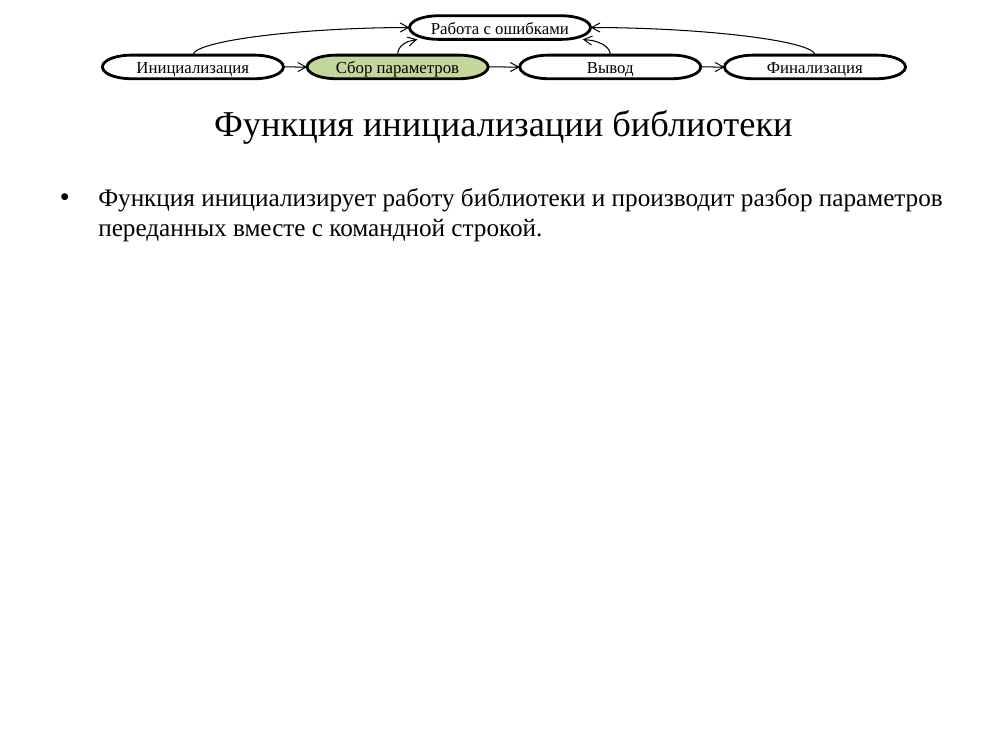
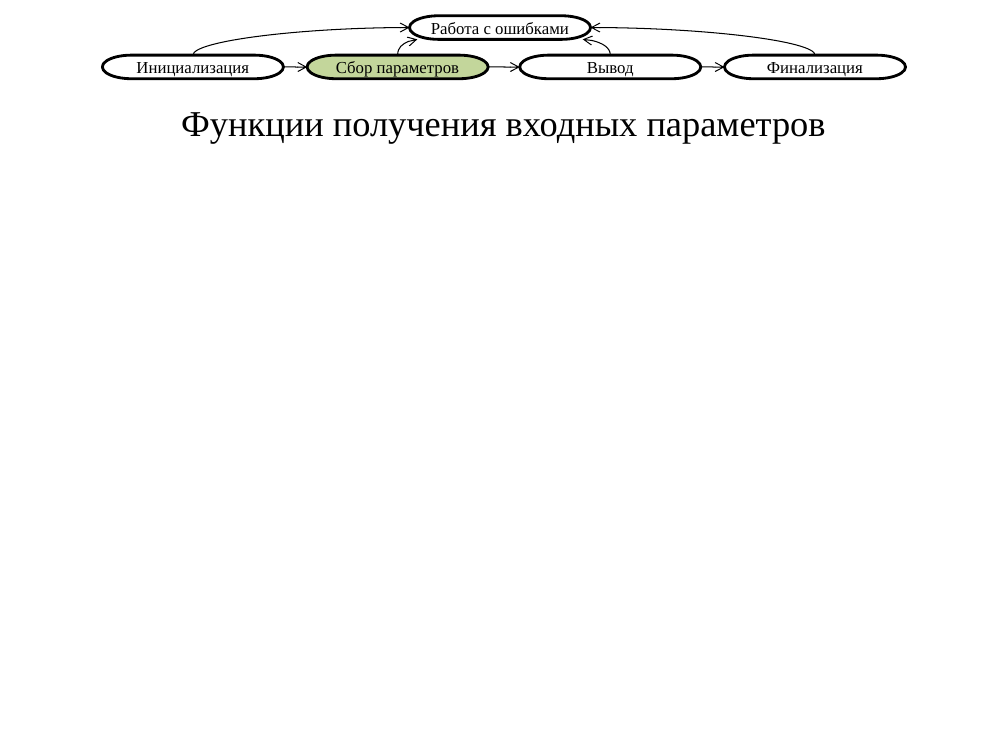
Before and after one commit to nwcfang/diplom_report, a slide deck: slide 6 of presentation/presentation.pptx (slide 5 before the commit). Drawn at 1008x756 pixels with LibreOffice and Linux fonts; fonts in the diff are those of the drawing. Boxes give left, top, right and bottom in pixels: in the first picture for what was removed or moved away, otherwise in the second. Text is boxed around its words. In the diff, an @@ line names an element or a change of style, - is before the commit and + after.

Commit message:
presentation

```diff
--- a/presentation/presentation.pptx
+++ b/presentation/presentation.pptx
@@ title at box(181, 112, 826, 143): text changed @@
-Функция инициализации библиотеки
+Функции получения входных параметров
@@ text removed at box(98, 188, 943, 242) @@
-• Функция инициализирует работу библиотеки и производит разбор параметров переданных вместе с командной строкой.
```
Also in this commit, not shown: 3 other slides changed, 2 slides added, 1 other file.
